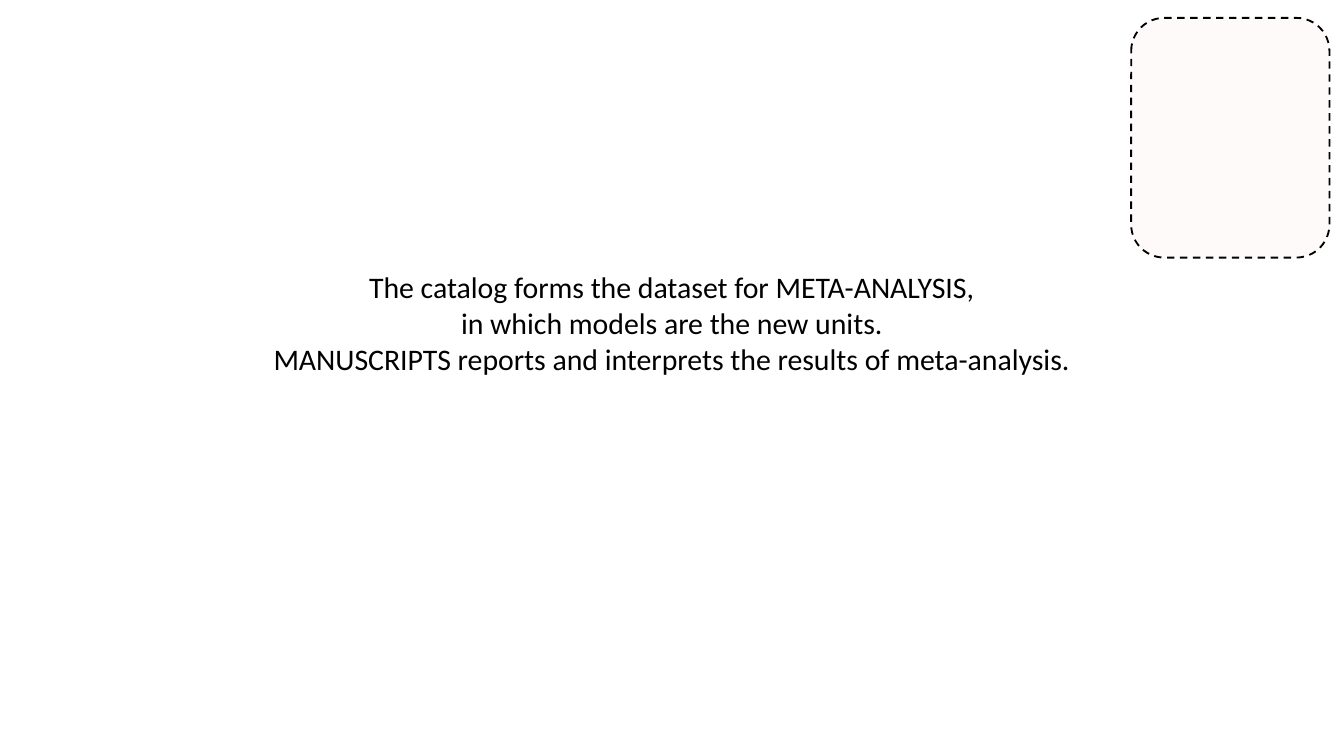
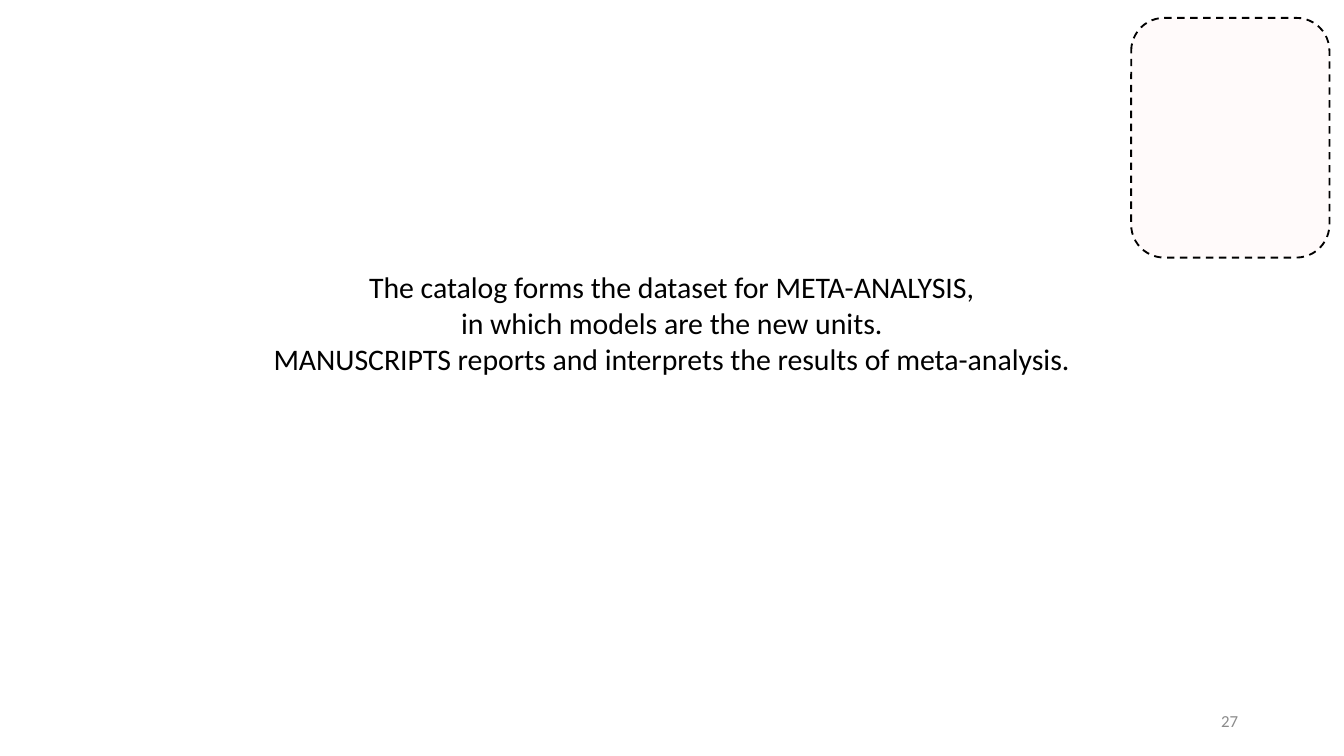
Before and after one commit to IALSA/IALSA-2015-Portland, a slide deck: slide 27 of pubs/2016-talks/2016-06-09-cpa/ppt/koval-etal-2016-06-10-cpa.pptx. Drawn at 1344x756 pixels with LibreOffice and Linux fonts; fonts in the diff are those of the drawing; background and template pictures are left out. Boxes give left, top, right and bottom in pixels: in the first picture for what was removed or moved away, otherwise in the second. Text is boxed around its words. In the diff, an @@ line names an element or a change of style, - is before the commit and + after.

```diff
--- a/pubs/2016-talks/2016-06-09-cpa/ppt/koval-etal-2016-06-10-cpa.pptx
+++ b/pubs/2016-talks/2016-06-09-cpa/ppt/koval-etal-2016-06-10-cpa.pptx
@@ page number added at (1221, 716, 1238, 727), 9 pt, text #8C8C8C @@
+27
```
Also in this commit, not shown: 32 other slides changed.
